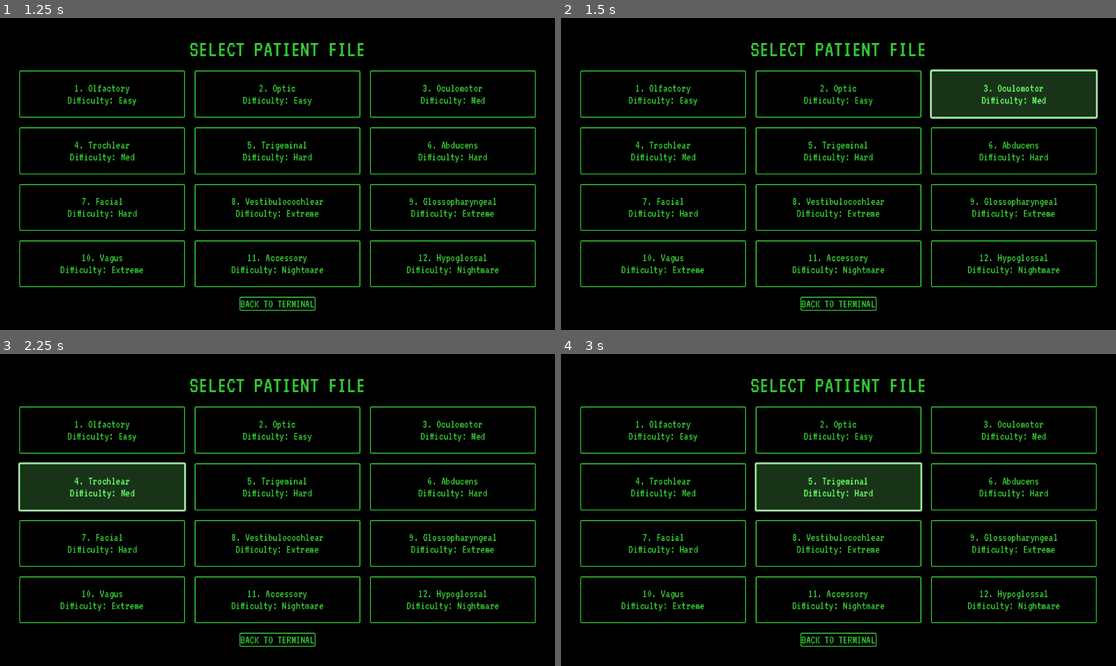
Above: before the commit, frames 1-4 (two rows, left to right).
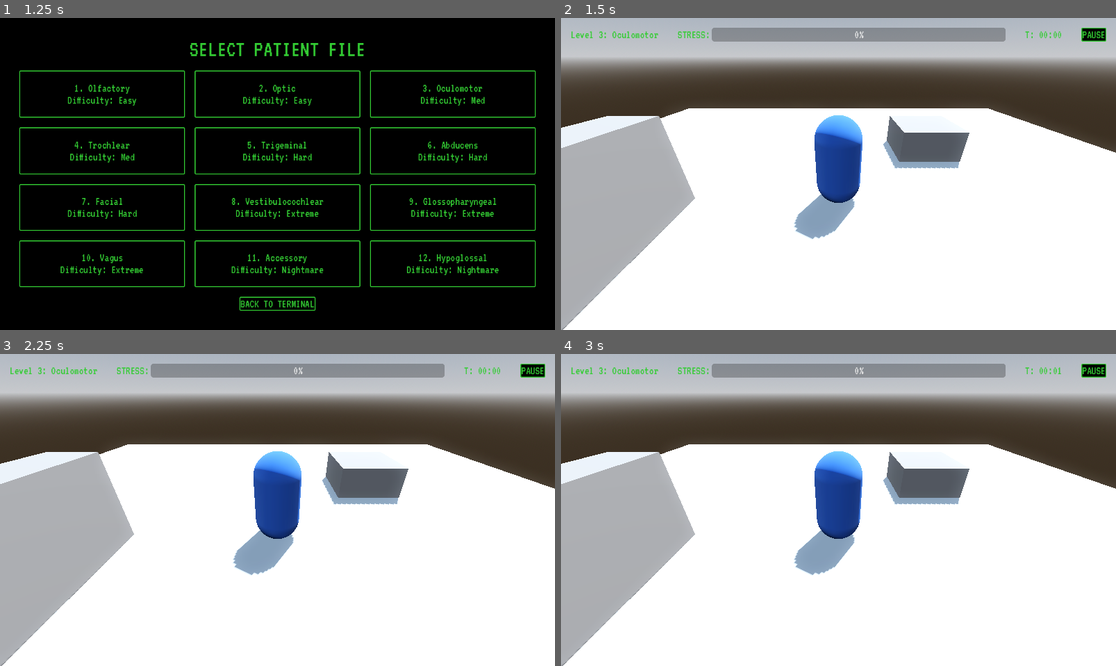
Above: after the commit, the same moments.

Repository: AllSeeingOwl/Godot-Crane-Nerves
Game: Godot game, scene res://scenes/ui/main_menu.tscn
Two runs of this game, one before a commit and one after it. Both use one fixed random seed, a clock stepped at 60 frames per second and the inputs below.
Inputs (mouse positions are in pixels of both pictures, inside the frame that each line leads up to):
- Up to frame 1 (1.25 s): click "START SYSTEM" at 0.5 s
- Up to frame 2 (1.5 s): click "3. Oculomotor Difficulty: Med" at 1.25 s
- Up to frame 3 (2.25 s): click (99, 488) at 2 s, where only the run before the commit has a clickable "4. Trochlear Difficulty: Med"
- Up to frame 4 (3 s): click (838, 488) at 2.75 s, where only the run before the commit has a clickable "5. Trigeminal Difficulty: Hard"

Frame 1 is identical in both runs. In frame 2, 100% of the frame differs, in the area x 0-100%, y 0-100%; in frame 3, 100%; in frame 4, 100%.

Commit message:
Fix headless CI build pipeline and linting errors
- Add `--rendering-driver opengl3` in run_tests.sh to fix headless CI pipeline rendering crash.
- Fix `.tscn` parsing error by re-ordering `[ext_resource]` and `[sub_resource]` tags in `scenes/Main.tscn`.
- Fix strict `gdlint` ordering requirement in `scenes/ui/hud.gd` by placing `const` before `var` and `@onready var` definitions.

Co-authored-by: AllSeeingOwl <223386737+AllSeeingOwl@users.noreply.github.com>

Diff:
--- a/scenes/Main.tscn
+++ b/scenes/Main.tscn
@@ -1,6 +1,7 @@
 [gd_scene load_steps=5 format=3 uid="uid://cbkxhj57x6yqb"]
 
 [ext_resource type="PackedScene" uid="uid://df72r34gfq2v" path="res://scenes/player/player.tscn" id="1_player"]
+[ext_resource type="Script" path="res://scenes/main.gd" id="2_main_script"]
 
 [sub_resource type="ProceduralSkyMaterial" id="ProceduralSkyMaterial_sky"]
 
@@ -21,7 +22,6 @@
 roughness = 0.55
 metallic = 0.06
 
-[ext_resource type="Script" path="res://scenes/main.gd" id="2_main_script"]
 
 [node name="Main" type="Node3D"]
 script = ExtResource("2_main_script")
